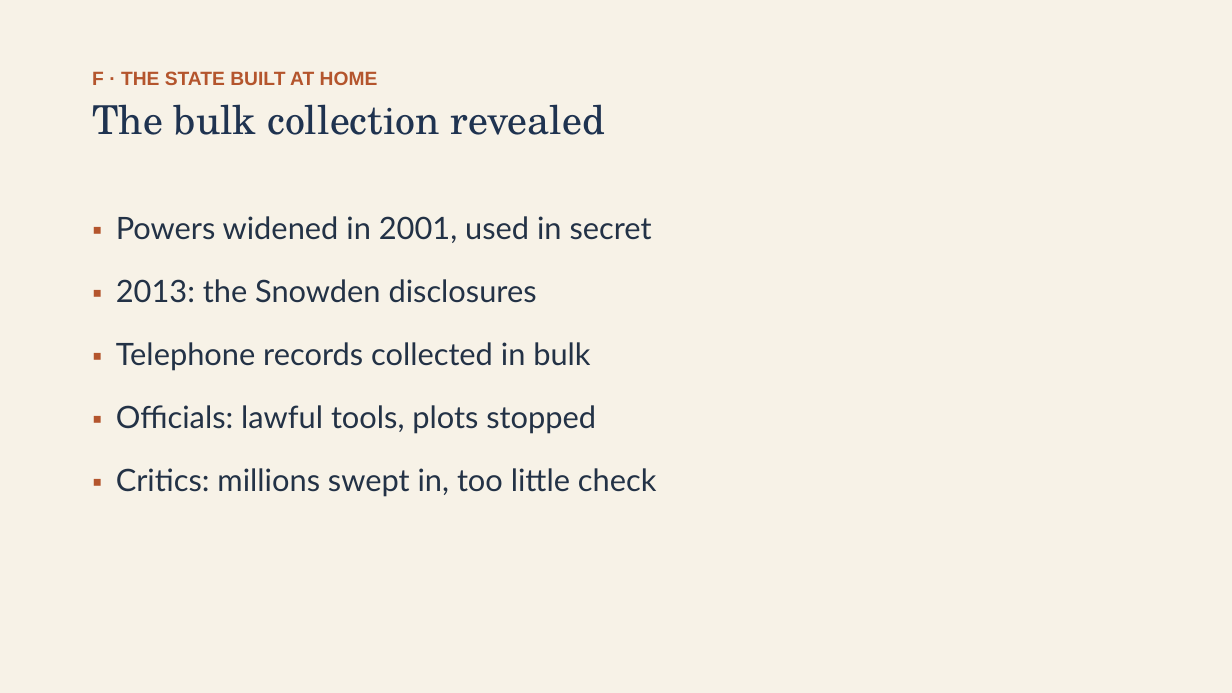
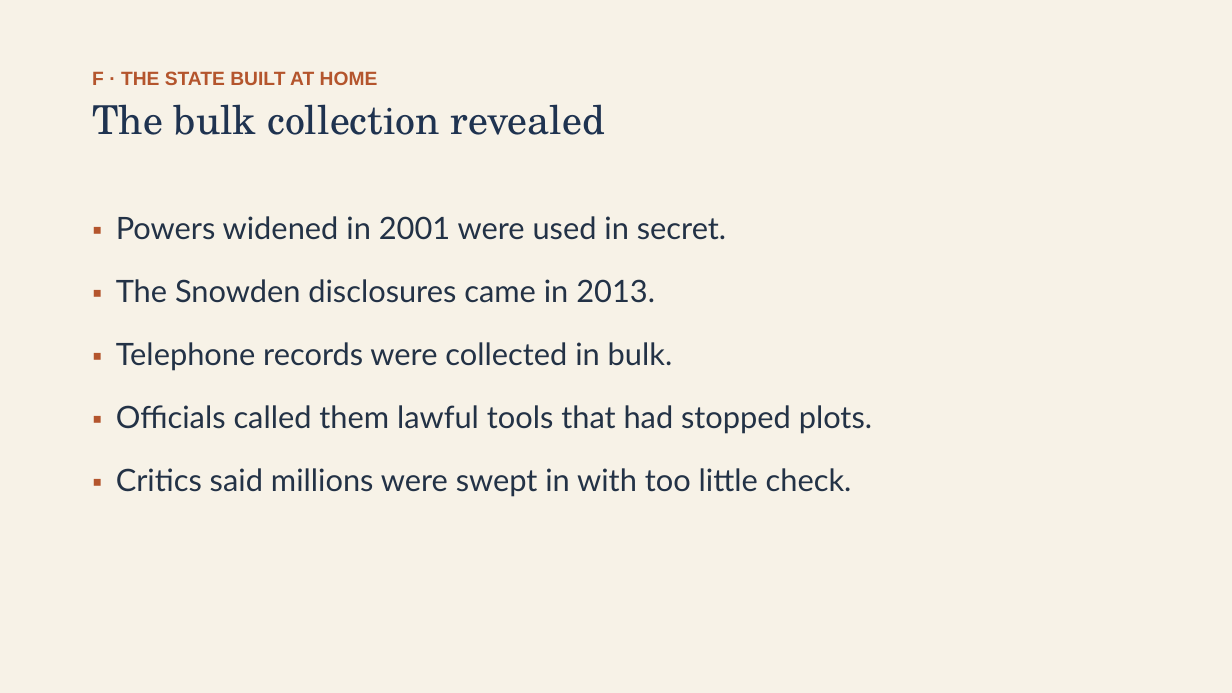
Before and after one commit to ab17gthb/humanities-curriculum-group, a slide deck: slide 21 of modern-america/lesson-06/lesson-06-slides.pptx. Drawn at 1232x693 pixels with LibreOffice and Linux fonts; fonts in the diff are those of the drawing. Boxes give left, top, right and bottom in pixels: in the first picture for what was removed or moved away, otherwise in the second. Text is boxed around its words. In the diff, an @@ line names an element or a change of style, - is before the commit and + after.

```diff
--- a/modern-america/lesson-06/lesson-06-slides.pptx
+++ b/modern-america/lesson-06/lesson-06-slides.pptx
@@ text at (116, 216, 872, 497): text changed @@
-▪ Powers widened in 2001, used in secret
-▪ 2013: the Snowden disclosures
-▪ Telephone records collected in bulk
-▪ Officials: lawful tools, plots stopped
-▪ Critics: millions swept in, too little check
+▪ Powers widened in 2001 were used in secret.
+▪ The Snowden disclosures came in 2013.
+▪ Telephone records were collected in bulk.
+▪ Officials called them lawful tools that had stopped plots.
+▪ Critics said millions were swept in with too little check.
```
Also in this commit, not shown: 11 other slides changed, 6 other files.
